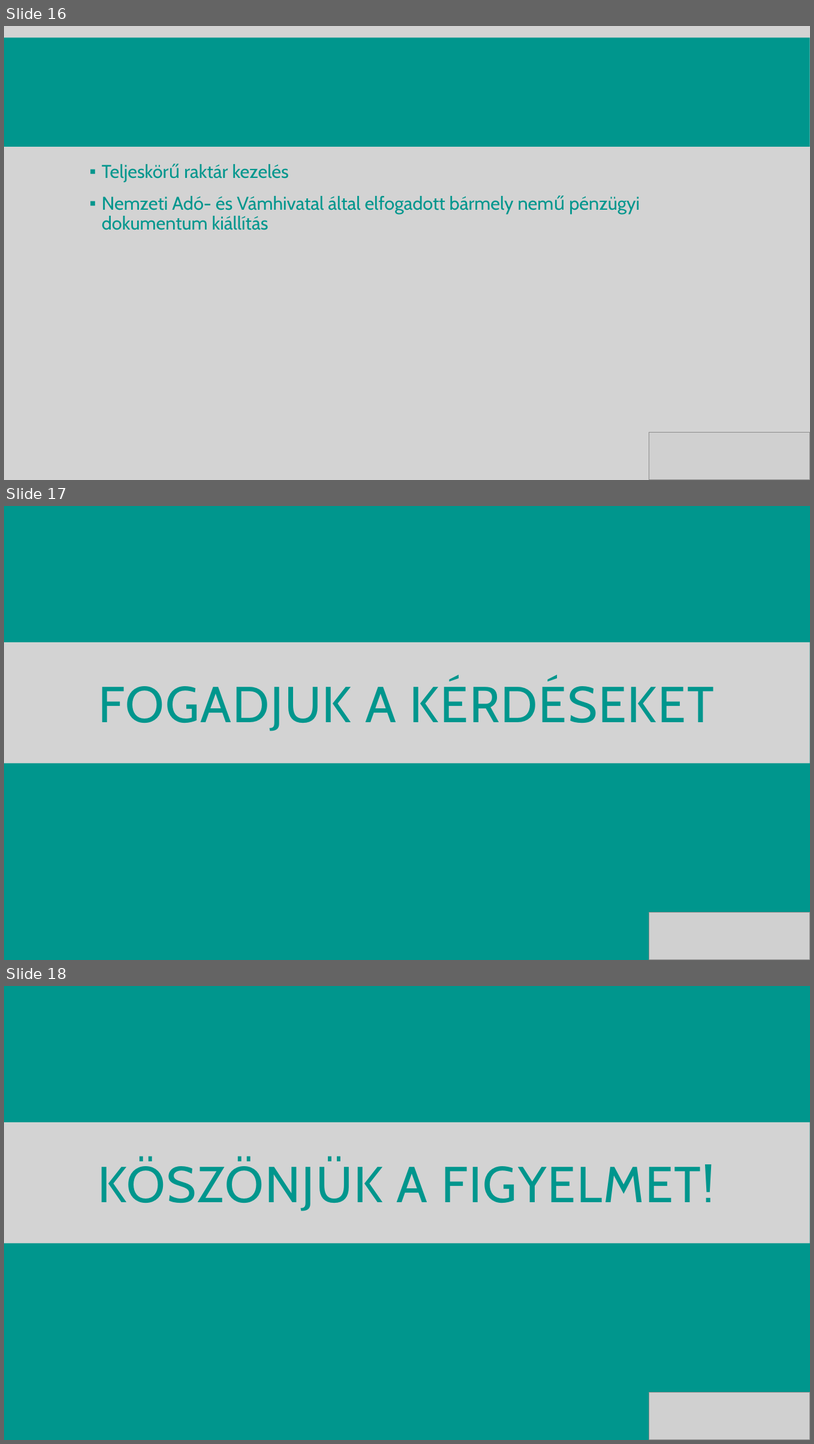
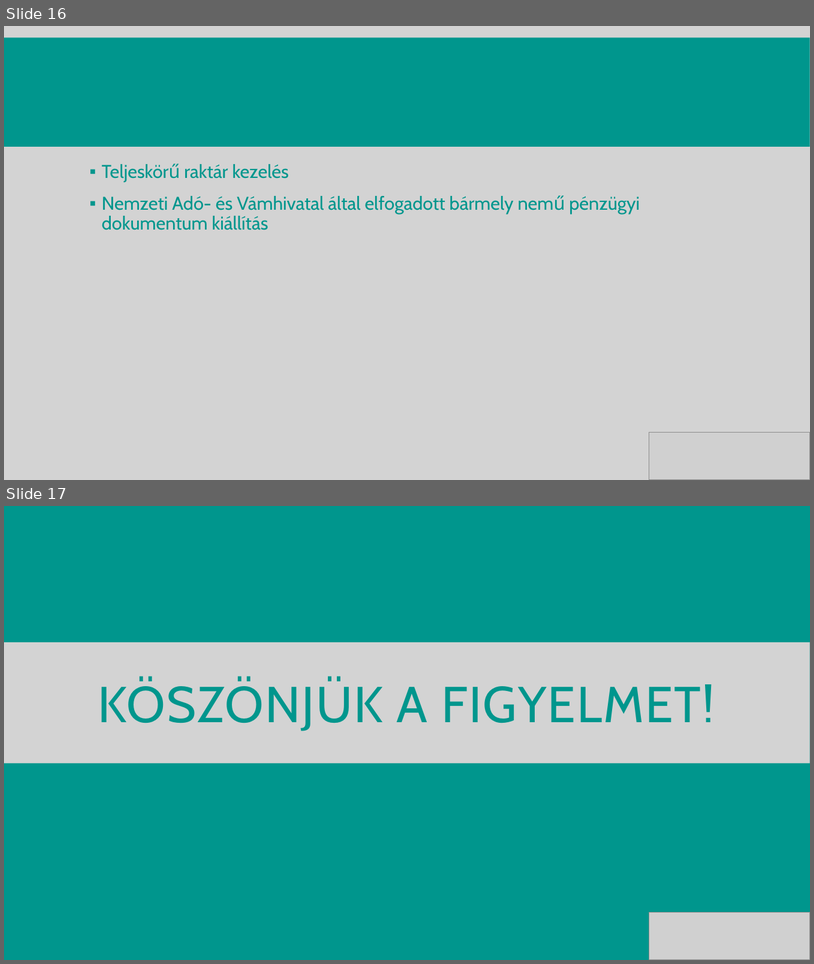
Before and after one commit to Decse1/13_S1_7_vizsgaremek, a slide deck: szerkesztendo_dokumentumok/prezentacio_REKA.pptx. Shown one above the other, each under a label of ours: slides 16, 17 and 18 before the commit, slides 16 and 17 after it. The pictures are 814x1444 and 814x964 pixels, drawn with LibreOffice and Linux fonts; fonts in the diff are those of the drawing; grey boxes stand for pictures. Boxes give left, top, right and bottom in pixels: in the first picture for what was removed or moved away, otherwise in the second. Text is boxed around its words. In the diff, an @@ line names an element or a change of style, - is before the commit and + after.

```diff
--- a/szerkesztendo_dokumentumok/prezentacio_REKA.pptx
+++ b/szerkesztendo_dokumentumok/prezentacio_REKA.pptx
@@ slide 17 removed at (4,506,810,960), background #00968D; not listed: 1 template element that a slide beside it also shows @@
@@ title removed at (98,679,714,731) @@
-FOGADJUK A KÉRDÉSEKET
@@ picture removed at (650,912,810,960) @@
@@ what was slide 18 is now slide 17 @@
```
